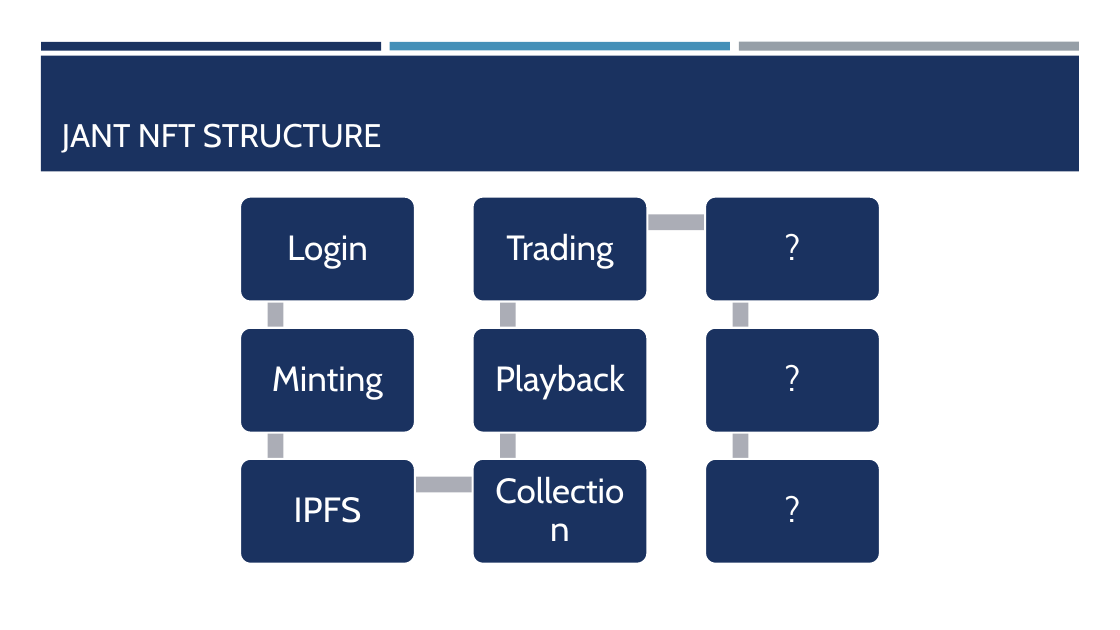
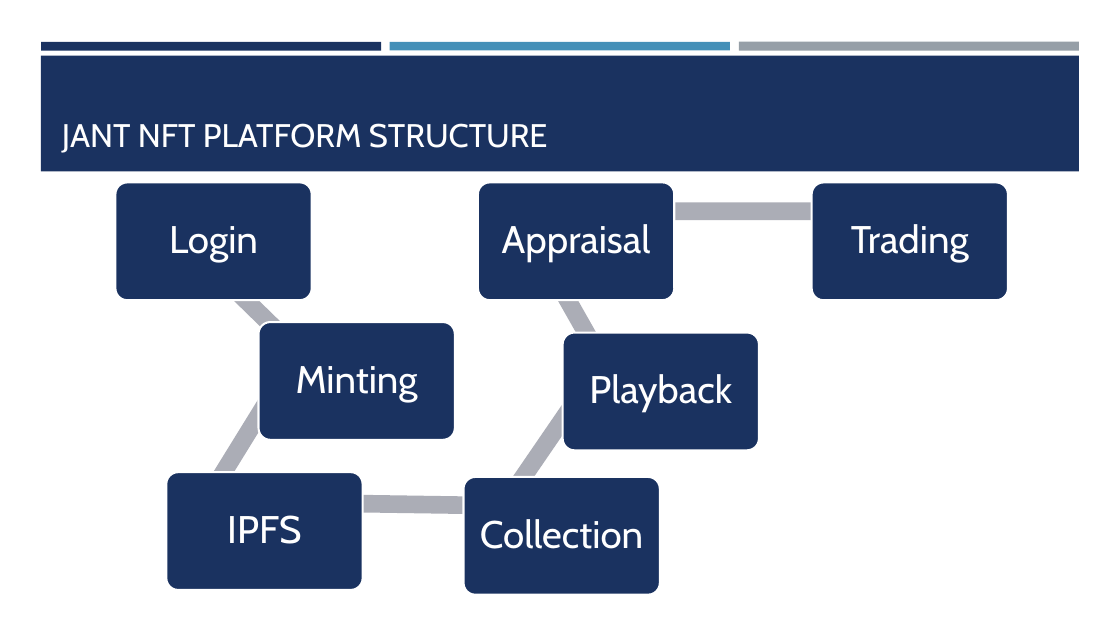
Before and after one commit to nguyenthuyt/audio_nft, a slide deck: slide 4 of NFT.pptx. Drawn at 1120x630 pixels with LibreOffice and Linux fonts; fonts in the diff are those of the drawing. Boxes give left, top, right and bottom in pixels: in the first picture for what was removed or moved away, otherwise in the second. Text is boxed around its words. In the diff, an @@ line names an element or a change of style, - is before the commit and + after.

```diff
--- a/NFT.pptx
+++ b/NFT.pptx
@@ title at box(62, 123, 548, 153): text changed @@
-JANT NFT STRUCTURE
+JANT NFT PLATFORM STRUCTURE
@@ rounded rectangle: place and size @@
-rounded rectangle at box(240, 197, 415, 302)
+rounded rectangle at box(115, 182, 312, 300)
@@ text "Login": place and size @@
-text "Login" at box(287, 235, 368, 269)
+text "Login" at box(169, 226, 258, 263)
@@ rectangle at box(149, 205, 304, 357): rotation 90 to 44 degrees @@
@@ rounded rectangle: place and size @@
-rounded rectangle at box(473, 197, 648, 302)
+rounded rectangle at box(478, 182, 675, 300)
@@ rectangle at box(510, 207, 609, 365): rotation 270 to 240 degrees @@
@@ rectangle: place and size @@
-rectangle at box(508, 214, 740, 230)
+rectangle at box(518, 202, 851, 220)
@@ rounded rectangle: place and size @@
-rounded rectangle at box(705, 197, 880, 302)
+rounded rectangle at box(812, 182, 1008, 300)
@@ size 30 to 33 pt; more space between paragraphs in 6 elements at box(296, 366, 418, 402), box(480, 519, 643, 549), box(227, 515, 301, 544), box(589, 374, 732, 413), box(169, 226, 258, 263), box(851, 224, 969, 263) @@
@@ text "Trading": place and size @@
-text "Trading" at box(506, 233, 613, 269)
+text "Trading" at box(851, 224, 969, 263)
@@ text added at box(502, 224, 651, 263), 33 pt, text #FFFFFF @@
+Appraisal
@@ rounded rectangle: place and size @@
-rounded rectangle at box(240, 328, 415, 433)
+rounded rectangle at box(259, 322, 455, 439)
@@ text "Minting": place and size @@
-text "Minting" at box(272, 366, 383, 400)
+text "Minting" at box(296, 366, 418, 402)
@@ rectangle at box(199, 347, 306, 506): rotation 90 to 121 degrees @@
@@ rectangle at box(496, 357, 610, 511): rotation 270 to 304 degrees @@
@@ rounded rectangle: place and size @@
-rounded rectangle at box(473, 328, 648, 433)
+rounded rectangle at box(563, 333, 760, 450)
@@ text "Playback": place and size @@
-text "Playback" at box(495, 364, 625, 400)
+text "Playback" at box(589, 374, 732, 413)
@@ rounded rectangle: place and size @@
-rounded rectangle at box(240, 459, 415, 564)
+rounded rectangle at box(166, 472, 363, 590)
@@ text "IPFS": place and size @@
-text "IPFS" at box(294, 497, 362, 523)
+text "IPFS" at box(227, 515, 301, 544)
@@ rounded rectangle: place and size @@
-rounded rectangle at box(473, 459, 648, 564)
+rounded rectangle at box(464, 477, 660, 595)
@@ group removed at box(705, 200, 880, 564): 3 texts, 2 rectangles, 2 rounded rectangles @@
-?
-?
-?
@@ rectangle: place and size @@
-rectangle at box(276, 477, 507, 493)
+rectangle at box(206, 493, 503, 515)
@@ text "Collection": place and size @@
-text "Collection" at box(476, 462, 644, 561)
+text "Collection" at box(480, 519, 643, 549)
```
Also in this commit, not shown: 4 other slides changed, 5 slides added, 1 other file.
